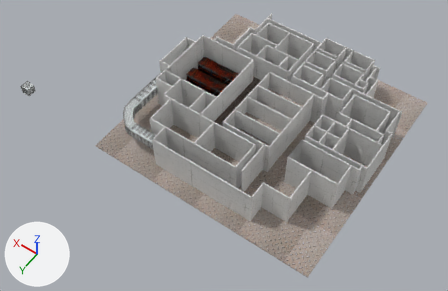
The Blender file Assets/Map_Medical.blend, before and after one commit.
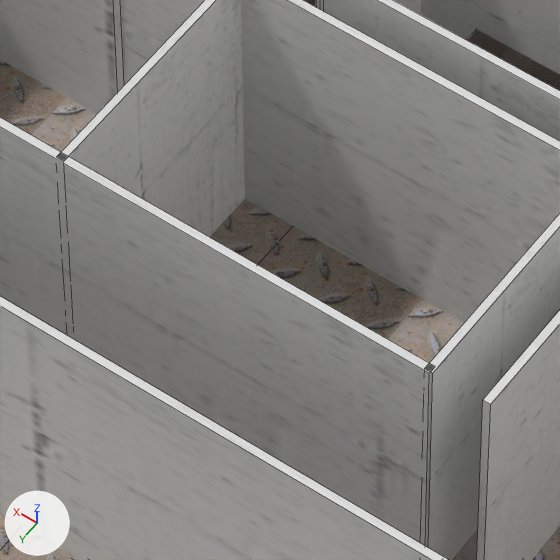
Old and new are each drawn whole from a camera (50 mm lens) standing at (-82.8, 146.1, 199.0) and looking at (12.5, 12.6, -10.8) and again close up on the part from 42% to 56% of the width and 43% to 65% of the height. Arrows for +X, +Y and +Z are at lower left; the lights stay in place. The close-ups show mesh edges as thin lines.

Script lines for the objects in view, before the commit:
```python
me_cube_002 = bpy.data.meshes.new('Cube.002')
me_cube_002.from_pydata(...)  # 36 vertices, 33 faces; spans x -1.0..1.0, y -1.0..1.0, z -56.3..1.0
me_cube_002.materials.append(mat_floor)
me_cube_074 = bpy.data.meshes.new('Cube.074')
me_cube_074.from_pydata(...)  # a box spanning x -1.0..1.0, y -1.0..1.0, z -1.0..1.0
me_cube_074.materials.append(mat_whitewall)  # picture img_white_wall_png
me_cube_153 = bpy.data.meshes.new('Cube.153')
me_cube_153.from_pydata(...)  # a box spanning x -1.0..1.0, y -1.0..1.0, z -1.0..1.0
me_cube_153.materials.append(mat_floor)
ob_floor = bpy.data.objects.new('Floor', me_cube_002)
ob_floor.location = (0.0, 0.0, 0.0)
ob_floor.scale = (50.0, 50.0, 0.2)
ob_lowceiling_001 = bpy.data.objects.new('LowCeiling.001', me_cube_153)
ob_lowceiling_001.location = (12.0, 2.68, 3.25)
ob_lowceiling_001.scale = (4.92, 20.0, 0.28)
ob_wall_052 = bpy.data.objects.new('Wall.052', me_cube_074)
ob_wall_052.location = (11.28, 35.33, 8.0)
ob_wall_052.scale = (20.2, 0.2, 8.0)
# also in view: 'Wall.054' at (10.1, 29.0, 8.0); 'Wall.004' at (-3.3, 12.8, 8.0); 'MidCeiling.002' at (-5.0, 16.5, 6.5); 'Wall.047' at (16.8, 4.2, 8.0); 'Wall.061' at (1.4, 42.8, 8.0)
```
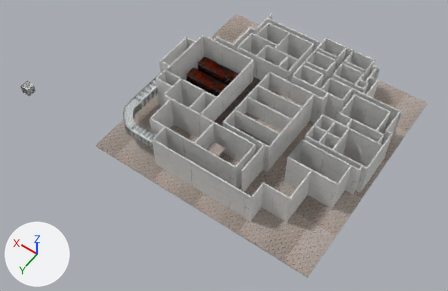
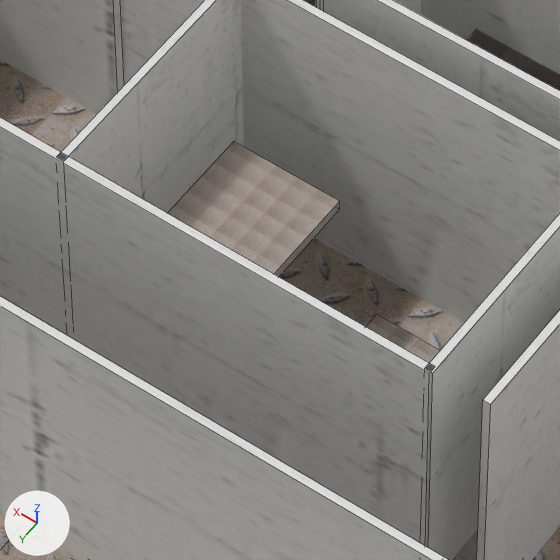
The change, as a diff of the scene's bpy script:
```diff
--- a/Assets/Map_Medical.blend.py
+++ b/Assets/Map_Medical.blend.py
@@ ob_lowceiling_012 @@
+ob_lowceiling_012 = bpy.data.objects.new('LowCeiling.012', me_cube_153.copy())  # the mesh of ob_lowceiling_001
+ob_lowceiling_012.location = (4.64, 29.15, 9.86)
+ob_lowceiling_012.rotation_euler = (0.0, 0.0, -1.571)  # degrees (0, 0, -90)
+ob_lowceiling_012.scale = (2.43, 2.84, 0.28)
@@ ob_lowceiling_011 @@
+ob_lowceiling_011 = bpy.data.objects.new('LowCeiling.011', me_cube_153.copy())  # the mesh of ob_lowceiling_001
+ob_lowceiling_011.location = (-3.04, 29.15, 3.25)
+ob_lowceiling_011.rotation_euler = (0.0, 0.0, -1.571)  # degrees (0, 0, -90)
+ob_lowceiling_011.scale = (2.43, 2.84, 0.28)
```

Where the change shows, as pixel boxes (x1, y1, x2, y2) in the close-ups (560 x 560 px):
'LowCeiling.012', added
    after: (168, 141, 340, 277)
'LowCeiling.011', added
    after: (366, 314, 440, 363)
